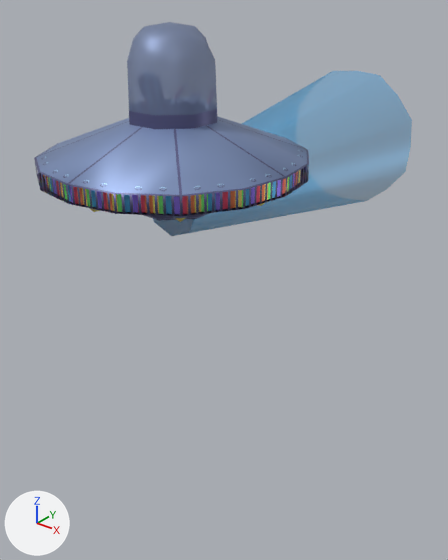
What one commit did to the glTF model characters/alien/ufo.gltf.
Both versions are drawn from a 50 mm camera at (6.29, -6.68, 2.47) aimed at (-0.17, 1.39, -2.54). The lights are fixed; the arrows at lower left show +X, +Y and +Z. The first picture is the older version. Where no turn or scale is listed for an object, it has been applied to the vertices.

The scene before the commit, as lines of its bpy script (objects in view):
```python
me_mesh_0 = bpy.data.meshes.new('Mesh_0')
me_mesh_0.from_pydata(...)  # 141 vertices, 218 faces; spans x -2.0..2.0, y -2.0..2.0, z -0.69..1.94
# faces by material slot: [162, 56]
me_mesh_0.materials.append(mat_material_0)
me_mesh_0.materials.append(mat_material_1)
me_mesh_11 = bpy.data.meshes.new('Mesh_11')
me_mesh_11.from_pydata(...)  # 32 vertices, 32 faces; spans x -1.92..1.92, y -1.92..1.92, z -0.14..0.14
me_mesh_11.materials.append(mat_material_0)
me_mesh_12 = bpy.data.meshes.new('Mesh_12')
me_mesh_12.from_pydata(...)  # 33 vertices, 40 faces; spans x -1.38..1.38, y -0.13..5.56, z -1.38..1.38
me_mesh_12.materials.append(mat_material_1)
ob_beam = bpy.data.objects.new('beam', me_mesh_12)
ob_beam.parent = ob_ufo
ob_beam.location = (0.0, 0.0, -0.625)
ob_ring_light = bpy.data.objects.new('ring_light', me_mesh_11)
ob_ring_light.location = (0.0, 0.0, 0.0)
ob_ufo = bpy.data.objects.new('ufo', me_mesh_0)
ob_ufo.location = (0.0, 0.0, 0.0)
```
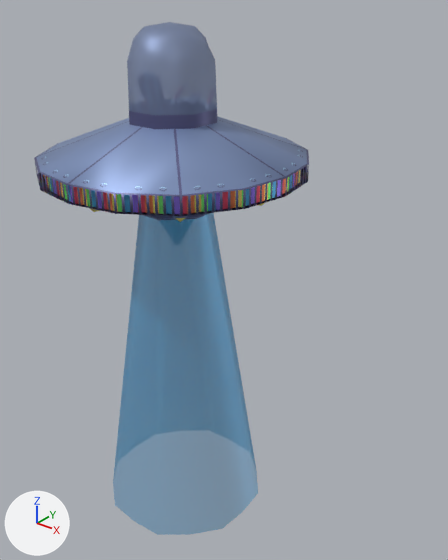
Boxes [x1, y1, x2, y2] around the edits, measured in the pictures (448 x 560 px):
'beam', turned: before [153, 71, 412, 236]; after [113, 213, 258, 535]

The change, as a diff of the scene's bpy script:
```diff
--- a/characters/alien/ufo.gltf.py
+++ b/characters/alien/ufo.gltf.py
@@ ob_beam @@
 ob_beam.location = (0.0, 0.0, -0.625)
+ob_beam.rotation_euler = (-1.571, 0.0, 0.0)  # degrees (-90, 0, 0)
```
